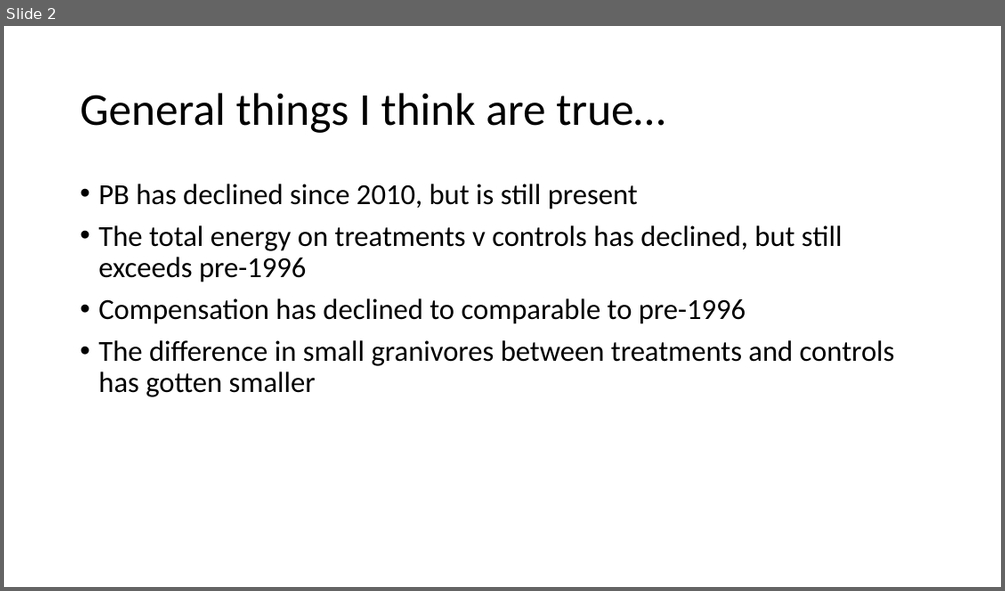
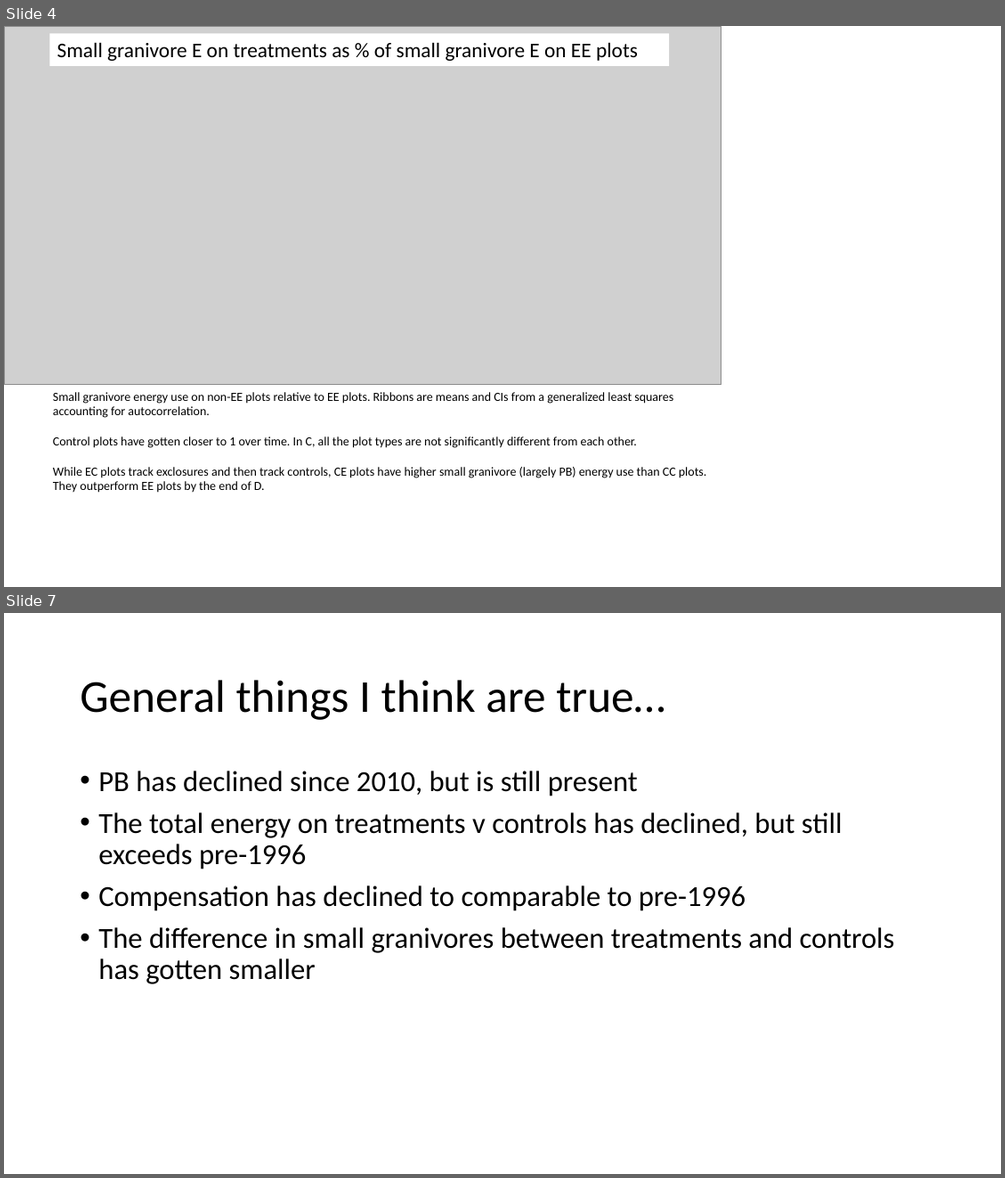
Before and after one commit to diazrenata/squareone, a slide deck: reports/constellatin.pptx. Shown one above the other, each under a label of ours: slide 2 before the commit, slides 4 and 7 after it; the slides between them are not shown. The pictures are 1005x591 and 1005x1178 pixels, drawn with LibreOffice and Linux fonts; fonts in the diff are those of the drawing; grey boxes stand for pictures. Boxes give left, top, right and bottom in pixels: in the first picture for what was removed or moved away, otherwise in the second. Text is boxed around its words. In the diff, an @@ line names an element or a change of style, - is before the commit and + after.

```diff
--- a/reports/constellatin.pptx
+++ b/reports/constellatin.pptx
@@ slide 4 added at (4, 26, 1001, 587), background #FFFFFF @@
@@ picture added at (4, 26, 721, 385) @@
@@ rectangle added at (49, 33, 669, 66), fill #FFFFFF, 20 pt, text #000000 @@
+Small granivore E on treatments as % of small granivore E on EE plots
@@ text added at (53, 392, 707, 492), 12 pt, text #000000 @@
+Small granivore energy use on non-EE plots relative to EE plots. Ribbons are means and CIs from a generalized least squares accounting for autocorrelation.
+Control plots have gotten closer to 1 over time. In C, all the plot types are not significantly different from each other.
+While EC plots track exclosures and then track controls, CE plots have higher small granivore (largely PB) energy use than CC plots. They outperform EE plots by the end of D.
@@ what was slide 2 is now slide 7 @@
```
Also in this commit, not shown: 1 slide changed, 2 other slides added, 30 other files.
